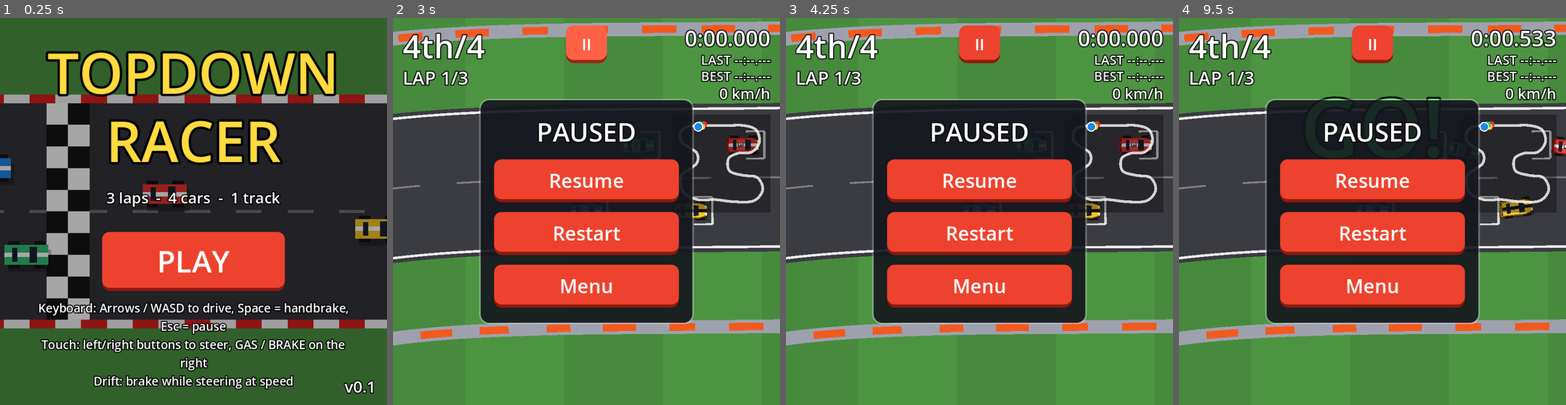
Above: before the commit, frames 1-4 (left to right).
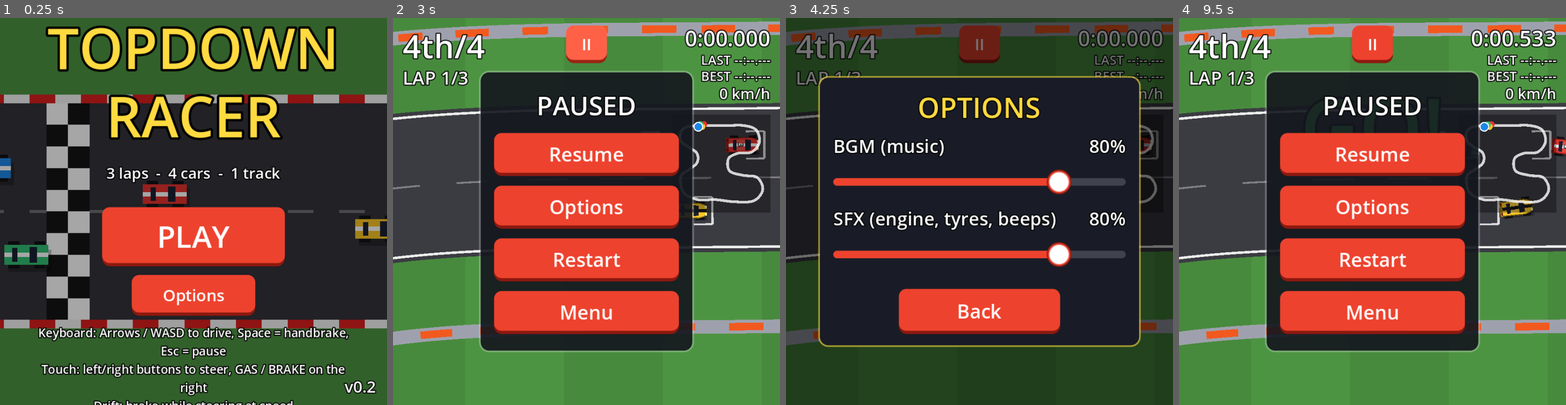
Above: after the commit, the same moments.

Repository: tomokifaizuru/topdown-racer
Game: Godot game, scene res://scenes/title.tscn
Same seed, same stepped clock (60 frames per second), same inputs: the game is played once before the commit and once after it.
Inputs (mouse positions are in pixels of both pictures, inside the frame that each line leads up to):
- Up to frame 1 (0.25 s): no input
- Up to frame 2 (3 s): click (586, 296) at 0.5 s, where only the run after the commit has a clickable "Options"; click (586, 312) at 1.25 s, where only the run after the commit has a clickable "Back"; click "PLAY" at 2 s; click "II" at 2.75 s
- Up to frame 3 (4.25 s): click (979, 207) at 3.5 s, where only the run after the commit has a clickable "Options"
- Up to frame 4 (9.5 s): click (1372, 312) at 4.25 s, where only the run after the commit has a clickable "Back"; click "Restart" at 5 s; tap Enter at 5.75, 8.75 s; move the mouse to (1457, 192) at 5.77 s; hold Right (steer_right) 5.78-6.5 s; click (1457, 192) at 5.92 s; tap Space (handbrake) at 6.5 s; drag from (1295, 230) to (1353, 288) at 6.52 s; move the mouse to (1411, 126) at 7.27 s; hold Right (steer_right) 7.28-8 s; click (1411, 126) at 7.42 s; drag from (1353, 288) to (1256, 153) at 8.02 s; move the mouse to (1488, 269) at 8.77 s; hold Left (steer_left) from 8.78 s (still down); click (1488, 269) at 8.92 s; tap Escape (pause) at 9.4 s

The runs differ from the first frame. In frame 1, 32% of the frame differs, in the area x 9-98%, y 1-100%; in frame 2, 24%; in frame 3, 82%, in the area x 0-100%, y 0-100%; in frame 4, 24%.

Commit message:
v0.2: menu BGM by DJ (seamless web loop), Options with BGM/SFX volume (saved), Music/SFX buses

Diff:
--- /dev/null
+++ b/default_bus_layout.tres
@@ -0,0 +1,15 @@
+[gd_resource type="AudioBusLayout" format=3]
+
+[resource]
+bus/1/name = &"Music"
+bus/1/solo = false
+bus/1/mute = false
+bus/1/bypass_fx = false
+bus/1/volume_db = 0.0
+bus/1/send = &"Master"
+bus/2/name = &"SFX"
+bus/2/solo = false
+bus/2/mute = false
+bus/2/bypass_fx = false
+bus/2/volume_db = 0.0
+bus/2/send = &"Master"
--- a/project.godot
+++ b/project.godot
@@ -7,11 +7,16 @@
 
 config/name="Topdown Racer"
 config/description="Top-down 2D arcade racing prototype"
-config/version="0.1"
+config/version="0.2"
 run/main_scene="res://scenes/title.tscn"
 config/features=PackedStringArray("4.5", "GL Compatibility")
 boot_splash/bg_color=Color(0.1, 0.11, 0.14, 1)
 config/icon="res://icon.svg"
+
+[autoload]
+
+Settings="*res://scripts/settings.gd"
+Music="*res://scenes/music_player.tscn"
 
 [display]
 
--- a/scenes/car.tscn
+++ b/scenes/car.tscn
@@ -21,11 +21,14 @@
 [node name="EngineSound" type="AudioStreamPlayer" parent="."]
 stream = ExtResource("2_engine")
 volume_db = -14.0
+bus = &"SFX"
 
 [node name="SkidSound" type="AudioStreamPlayer" parent="."]
 stream = ExtResource("3_skid")
 volume_db = -60.0
+bus = &"SFX"
 
 [node name="BumpSound" type="AudioStreamPlayer" parent="."]
 stream = ExtResource("4_bump")
 volume_db = -6.0
+bus = &"SFX"
--- a/scenes/hud.tscn
+++ b/scenes/hud.tscn
@@ -1,8 +1,9 @@
-[gd_scene load_steps=4 format=3]
+[gd_scene load_steps=5 format=3]
 
 [ext_resource type="Script" path="res://scripts/hud.gd" id="1_hud"]
 [ext_resource type="Theme" path="res://ui/theme.tres" id="2_theme"]
 [ext_resource type="Script" path="res://scripts/minimap.gd" id="3_minimap"]
+[ext_resource type="PackedScene" path="res://scenes/options_panel.tscn" id="4_opt"]
 
 [node name="HUD" type="CanvasLayer"]
 process_mode = 3
@@ -158,9 +159,9 @@
 anchor_right = 0.5
 anchor_bottom = 0.5
 offset_left = -200.0
-offset_top = -210.0
+offset_top = -262.0
 offset_right = 200.0
-offset_bottom = 210.0
+offset_bottom = 262.0
 grow_horizontal = 2
 grow_vertical = 2
 
@@ -180,6 +181,12 @@
 custom_minimum_size = Vector2(300, 80)
 layout_mode = 2
 text = "Resume"
+
+[node name="PauseOptionsButton" type="Button" parent="Root/PausePanel/VBox"]
+unique_name_in_owner = true
+custom_minimum_size = Vector2(300, 80)
+layout_mode = 2
+text = "Options"
 
 [node name="PauseRestartButton" type="Button" parent="Root/PausePanel/VBox"]
 unique_name_in_owner = true
@@ -255,3 +262,7 @@
 custom_minimum_size = Vector2(240, 84)
 layout_mode = 2
 text = "Menu"
+
+[node name="OptionsPanel" parent="Root" instance=ExtResource("4_opt")]
+unique_name_in_owner = true
+layout_mode = 1
--- /dev/null
+++ b/scenes/music_player.tscn
@@ -0,0 +1,11 @@
+[gd_scene load_steps=3 format=3]
+
+[ext_resource type="Script" path="res://scripts/music_player.gd" id="1_music"]
+[ext_resource type="AudioStream" path="res://audio/music/menu-bgm-loop.ogg" id="2_bgm"]
+
+[node name="Music" type="AudioStreamPlayer"]
+process_mode = 3
+stream = ExtResource("2_bgm")
+volume_db = -3.0
+bus = &"Music"
+script = ExtResource("1_music")
--- /dev/null
+++ b/scenes/options_panel.tscn
@@ -0,0 +1,128 @@
+[gd_scene load_steps=5 format=3]
+
+[ext_resource type="Script" path="res://scripts/options_panel.gd" id="1_opt"]
+[ext_resource type="Theme" path="res://ui/theme.tres" id="2_theme"]
+[ext_resource type="AudioStream" path="res://audio/beep.wav" id="3_beep"]
+
+[sub_resource type="StyleBoxFlat" id="opaque_panel"]
+content_margin_left = 28.0
+content_margin_top = 22.0
+content_margin_right = 28.0
+content_margin_bottom = 24.0
+bg_color = Color(0.1, 0.11, 0.15, 1)
+border_width_left = 3
+border_width_top = 3
+border_width_right = 3
+border_width_bottom = 3
+border_color = Color(1, 0.86, 0.25, 0.6)
+corner_radius_top_left = 18
+corner_radius_top_right = 18
+corner_radius_bottom_right = 18
+corner_radius_bottom_left = 18
+
+[node name="OptionsPanel" type="Control"]
+layout_mode = 3
+anchors_preset = 15
+anchor_right = 1.0
+anchor_bottom = 1.0
+grow_horizontal = 2
+grow_vertical = 2
+theme = ExtResource("2_theme")
+script = ExtResource("1_opt")
+
+[node name="Dim" type="ColorRect" parent="."]
+layout_mode = 1
+anchors_preset = 15
+anchor_right = 1.0
+anchor_bottom = 1.0
+grow_horizontal = 2
+grow_vertical = 2
+color = Color(0, 0, 0, 0.55)
+
+[node name="Center" type="CenterContainer" parent="."]
+layout_mode = 1
+anchors_preset = 15
+anchor_right = 1.0
+anchor_bottom = 1.0
+grow_horizontal = 2
+grow_vertical = 2
+mouse_filter = 2
+
+[node name="Panel" type="PanelContainer" parent="Center"]
+custom_minimum_size = Vector2(600, 0)
+layout_mode = 2
+theme_override_styles/panel = SubResource("opaque_panel")
+
+[node name="VBox" type="VBoxContainer" parent="Center/Panel"]
+layout_mode = 2
+theme_override_constants/separation = 12
+
+[node name="Title" type="Label" parent="Center/Panel/VBox"]
+layout_mode = 2
+theme_override_colors/font_color = Color(1, 0.86, 0.25, 1)
+theme_override_font_sizes/font_size = 52
+text = "OPTIONS"
+horizontal_alignment = 1
+
+[node name="MusicRow" type="HBoxContainer" parent="Center/Panel/VBox"]
+layout_mode = 2
+
+[node name="MusicLabel" type="Label" parent="Center/Panel/VBox/MusicRow"]
+layout_mode = 2
+size_flags_horizontal = 3
+theme_override_font_sizes/font_size = 34
+text = "BGM (music)"
+
+[node name="MusicValue" type="Label" parent="Center/Panel/VBox/MusicRow"]
+unique_name_in_owner = true
+layout_mode = 2
+theme_override_font_sizes/font_size = 34
+text = "80%"
+horizontal_alignment = 2
+
+[node name="MusicSlider" type="HSlider" parent="Center/Panel/VBox"]
+unique_name_in_owner = true
+custom_minimum_size = Vector2(0, 64)
+layout_mode = 2
+step = 1.0
+value = 80.0
+
+[node name="SfxRow" type="HBoxContainer" parent="Center/Panel/VBox"]
+layout_mode = 2
+
+[node name="SfxLabel" type="Label" parent="Center/Panel/VBox/SfxRow"]
+layout_mode = 2
+size_flags_horizontal = 3
+theme_override_font_sizes/font_size = 34
+text = "SFX (engine, tyres, beeps)"
+
+[node name="SfxValue" type="Label" parent="Center/Panel/VBox/SfxRow"]
+unique_name_in_owner = true
+layout_mode = 2
+theme_override_font_sizes/font_size = 34
+text = "80%"
+horizontal_alignment = 2
+
+[node name="SfxSlider" type="HSlider" parent="Center/Panel/VBox"]
+unique_name_in_owner = true
+custom_minimum_size = Vector2(0, 64)
+layout_mode = 2
+step = 1.0
+value = 80.0
+
+[node name="Spacer" type="Control" parent="Center/Panel/VBox"]
+custom_minimum_size = Vector2(0, 8)
+layout_mode = 2
+
+[node name="BackButton" type="Button" parent="Center/Panel/VBox"]
+unique_name_in_owner = true
+custom_minimum_size = Vector2(300, 84)
+layout_mode = 2
+size_flags_horizontal = 4
+text = "Back"
+
+[node name="SfxPreview" type="AudioStreamPlayer" parent="."]
+process_mode = 3
+stream = ExtResource("3_beep")
+volume_db = -8.0
+bus = &"SFX"
--- a/scenes/race.tscn
+++ b/scenes/race.tscn
@@ -60,7 +60,9 @@
 [node name="Beep" type="AudioStreamPlayer" parent="."]
 stream = ExtResource("8_beep")
 volume_db = -6.0
+bus = &"SFX"
 
 [node name="GoBeep" type="AudioStreamPlayer" parent="."]
 stream = ExtResource("9_go")
 volume_db = -4.0
+bus = &"SFX"
--- a/scenes/title.tscn
+++ b/scenes/title.tscn
@@ -1,8 +1,9 @@
-[gd_scene load_steps=4 format=3]
+[gd_scene load_steps=5 format=3]
 
 [ext_resource type="Script" path="res://scripts/title.gd" id="1_title"]
 [ext_resource type="Theme" path="res://ui/theme.tres" id="2_theme"]
 [ext_resource type="Script" path="res://scripts/title_background.gd" id="3_bg"]
+[ext_resource type="PackedScene" path="res://scenes/options_panel.tscn" id="4_opt"]
 
 [node name="Title" type="Control"]
 layout_mode = 3
@@ -49,6 +50,7 @@
 alignment = 1
 
 [node name="TitleLabel" type="Label" parent="Center/VBox"]
+unique_name_in_owner = true
 layout_mode = 2
 theme_override_colors/font_color = Color(1, 0.86, 0.25, 1)
 theme_override_constants/outline_size = 18
@@ -76,15 +78,27 @@
 theme_override_font_sizes/font_size = 56
 text = "PLAY"
 
-[node name="FullscreenButton" type="Button" parent="Center/VBox"]
+[node name="SmallButtons" type="HBoxContainer" parent="Center/VBox"]
+layout_mode = 2
+theme_override_constants/separation = 20
+alignment = 1
+
+[node name="OptionsButton" type="Button" parent="Center/VBox/SmallButtons"]
 unique_name_in_owner = true
-custom_minimum_size = Vector2(340, 70)
+custom_minimum_size = Vector2(230, 76)
 layout_mode = 2
-size_flags_horizontal = 4
-theme_override_font_sizes/font_size = 28
+theme_override_font_sizes/font_size = 30
+text = "Options"
+
+[node name="FullscreenButton" type="Button" parent="Center/VBox/SmallButtons"]
+unique_name_in_owner = true
+custom_minimum_size = Vector2(230, 76)
+layout_mode = 2
+theme_override_font_sizes/font_size = 30
 text = "Fullscreen"
 
 [node name="HintLabel" type="Label" parent="Center/VBox"]
+unique_name_in_owner = true
 custom_minimum_size = Vector2(620, 0)
 layout_mode = 2
 theme_override_font_sizes/font_size = 22
@@ -109,5 +123,23 @@
 grow_horizontal = 0
 grow_vertical = 0
 theme_override_font_sizes/font_size = 30
-text = "v0.1"
+text = "v0.2"
 horizontal_alignment = 2
+
+[node name="SoundHint" type="Label" parent="."]
+unique_name_in_owner = true
+visible = false
+layout_mode = 1
+anchors_preset = 10
+anchor_right = 1.0
+offset_top = 18.0
+offset_bottom = 60.0
+grow_horizontal = 2
+theme_override_colors/font_color = Color(1, 0.92, 0.6, 1)
+theme_override_font_sizes/font_size = 24
+text = "Tap anywhere to turn on the music"
+horizontal_alignment = 1
+
+[node name="OptionsPanel" parent="." instance=ExtResource("4_opt")]
+unique_name_in_owner = true
+layout_mode = 1
--- a/scripts/hud.gd
+++ b/scripts/hud.gd
@@ -31,6 +31,8 @@
 	minimap.setup(r.track, r.cars, r.player)
 	pause_button.pressed.connect(_on_pause)
 	%ResumeButton.pressed.connect(_on_resume)
+	%PauseOptionsButton.pressed.connect(_on_pause_options)
+	%OptionsPanel.closed.connect(_on_options_closed)
 	%PauseRestartButton.pressed.connect(func(): restart_pressed.emit())
 	%PauseMenuButton.pressed.connect(func(): menu_pressed.emit())
 	%RestartButton.pressed.connect(func(): restart_pressed.emit())
@@ -54,7 +56,19 @@
 	pause_toggled.emit(false)
 
 
+func _on_pause_options() -> void:
+	pause_panel.visible = false
+	%OptionsPanel.open()
+
+
+func _on_options_closed() -> void:
+	pause_panel.visible = true
+	%PauseOptionsButton.grab_focus()
+
+
 func _unhandled_input(event: InputEvent) -> void:
+	if %OptionsPanel.visible:
+		return
 	if race and event.is_action_pressed("pause"):
 		if pause_panel.visible:
 			_on_resume()
--- /dev/null
+++ b/scripts/music_player.gd
@@ -0,0 +1,36 @@
+extends AudioStreamPlayer
+## Autoload "Music" (scenes/music_player.tscn): menu background music on the "Music" bus.
+## Keeps playing across menu screens, fades out when a race starts.
+## Tweak the base loudness with this node's volume_db in scenes/music_player.tscn.
+
+## Fade-out time when a race starts (seconds).
+@export var fade_out_time: float = 0.8
+
+var _base_db := 0.0
+var _tween: Tween
+
+
+func _ready() -> void:
+	process_mode = Node.PROCESS_MODE_ALWAYS
+	bus = &"Music"
+	_base_db = volume_db
+
+
+## Start (or keep) the menu music. Safe to call repeatedly.
+func play_menu() -> void:
+	if _tween:
+		_tween.kill()
+		_tween = null
+	volume_db = _base_db
+	if not playing:
+		play()
+
+
+func fade_out(time: float = -1.0) -> void:
+	if not playing:
+		return
+	if _tween:
+		_tween.kill()
+	_tween = create_tween()
+	_tween.tween_property(self, "volume_db", -50.0, fade_out_time if time < 0.0 else time)
+	_tween.tween_callback(stop)
--- /dev/null
+++ b/scripts/options_panel.gd
@@ -0,0 +1,67 @@
+extends Control
+## Options overlay: BGM and SFX volume sliders (0-100%) + Back.
+## Used on the title screen and in the pause menu. Values are saved by the Settings autoload.
+
+signal closed
+
+var _preview_cooldown := 0.0
+
+@onready var music_slider: HSlider = %MusicSlider
+@onready var sfx_slider: HSlider = %SfxSlider
+@onready var music_value: Label = %MusicValue
+@onready var sfx_value: Label = %SfxValue
+@onready var back_button: Button = %BackButton
+@onready var sfx_preview: AudioStreamPlayer = $SfxPreview
+
+
+func _ready() -> void:
+	visible = false
+	music_slider.value_changed.connect(_on_music_changed)
+	sfx_slider.value_changed.connect(_on_sfx_changed)
+	back_button.pressed.connect(close)
+
+
+func open() -> void:
+	music_slider.set_value_no_signal(Settings.music_volume)
+	sfx_slider.set_value_no_signal(Settings.sfx_volume)
+	_update_labels()
+	visible = true
+	back_button.grab_focus()
+
+
+func close() -> void:
+	if not visible:
+		return
+	Settings.save_settings()
+	visible = false
+	closed.emit()
+
+
+func _process(delta: float) -> void:
+	_preview_cooldown -= delta
+
+
+func _unhandled_input(event: InputEvent) -> void:
+	if visible and (event.is_action_pressed("ui_cancel") or event.is_action_pressed("pause")):
+		close()
+		get_viewport().set_input_as_handled()
+
+
+func _on_music_changed(v: float) -> void:
+	Settings.set_music_volume(int(round(v)))
+	Settings.save_soon()
+	_update_labels()
+
+
+func _on_sfx_changed(v: float) -> void:
+	Settings.set_sfx_volume(int(round(v)))
+	Settings.save_soon()
+	_update_labels()
+	if _preview_cooldown <= 0.0 and v > 0.0:
+		_preview_cooldown = 0.18
+		sfx_preview.play()  # let the player hear the new SFX level
+
+
+func _update_labels() -> void:
+	music_value.text = "%d%%" % int(round(music_slider.value))
+	sfx_value.text = "%d%%" % int(round(sfx_slider.value))
--- /dev/null
+++ b/scripts/settings.gd
@@ -0,0 +1,67 @@
+extends Node
+## Autoload "Settings": BGM / SFX volume, saved to user://settings.cfg
+## (on the web build user:// is stored in the browser's IndexedDB).
+
+const PATH := "user://settings.cfg"
+const MUSIC_BUS := &"Music"
+const SFX_BUS := &"SFX"
+
+## Volumes in percent (0-100).
+var music_volume: int = 80
+var sfx_volume: int = 80
+
+var _save_timer: SceneTreeTimer
+
+
+func _ready() -> void:
+	process_mode = Node.PROCESS_MODE_ALWAYS
+	load_settings()
+	apply()
+
+
+func load_settings() -> void:
+	var cfg := ConfigFile.new()
+	if cfg.load(PATH) == OK:
+		music_volume = clampi(int(cfg.get_value("audio", "music_volume", music_volume)), 0, 100)
+		sfx_volume = clampi(int(cfg.get_value("audio", "sfx_volume", sfx_volume)), 0, 100)
+
+
+func save_settings() -> void:
+	var cfg := ConfigFile.new()
+	cfg.set_value("audio", "music_volume", music_volume)
+	cfg.set_value("audio", "sfx_volume", sfx_volume)
+	cfg.save(PATH)
+
+
+## Save shortly after the last change (avoids writing on every slider step).
+func save_soon() -> void:
+	_save_timer = get_tree().create_timer(0.6, true)
+	var t := _save_timer
+	t.timeout.connect(func():
+		if t == _save_timer:
+			save_settings())
+
+
+func set_music_volume(percent: int) -> void:
+	music_volume = clampi(percent, 0, 100)
+	_apply_bus(MUSIC_BUS, music_volume)
+
+
+func set_sfx_volume(percent: int) -> void:
+	sfx_volume = clampi(percent, 0, 100)
+	_apply_bus(SFX_BUS, sfx_volume)
+
+
+func apply() -> void:
+	_apply_bus(MUSIC_BUS, music_volume)
+	_apply_bus(SFX_BUS, sfx_volume)
+
+
+static func _apply_bus(bus_name: StringName, percent: int) -> void:
+	var idx := AudioServer.get_bus_index(bus_name)
+	if idx < 0:
+		return
+	var lin := percent / 100.0
+	# Squared curve feels more even to the ear than a straight linear slider.
+	AudioServer.set_bus_mute(idx, percent <= 0)
+	AudioServer.set_bus_volume_db(idx, linear_to_db(maxf(lin * lin, 0.0001)))
--- a/scripts/title.gd
+++ b/scripts/title.gd
@@ -1,20 +1,38 @@
 extends Control
-## Title screen.
+## Title screen: Play, Options (volume), Fullscreen (web). Starts the menu music.
 
 static var _demo_started := false
 
+var _waiting_for_gesture := false
+var _starting := false
+
 @onready var play_button: Button = %PlayButton
+@onready var options_button: Button = %OptionsButton
 @onready var fullscreen_button: Button = %FullscreenButton
 @onready var version_label: Label = %VersionLabel
+@onready var sound_hint: Label = %SoundHint
+@onready var options_panel = %OptionsPanel
+@onready var title_label: Label = %TitleLabel
+@onready var hint_label: Label = %HintLabel
 
 
 func _ready() -> void:
 	get_tree().paused = false
-	version_label.text = "v" + str(ProjectSettings.get_setting("application/config/version", "0.1"))
+	version_label.text = "v" + str(ProjectSettings.get_setting("application/config/version", "0.2"))
 	play_button.pressed.connect(_on_play)
+	options_button.pressed.connect(_on_options)
+	options_panel.closed.connect(func(): options_button.grab_focus())
 	fullscreen_button.pressed.connect(_on_fullscreen)
 	fullscreen_button.visible = OS.has_feature("web")
 	play_button.grab_focus()
+	get_viewport().size_changed.connect(_layout)
+	_layout()
+	# Menu music. On the web, browsers block audio until the first tap/click/key press:
+	# Godot resumes its audio context on that first input and the music starts then.
+	Music.play_menu()
+	if OS.has_feature("web") and not _user_has_interacted():
+		_waiting_for_gesture = true
+		sound_hint.visible = true
 	# Web: ?demo in the URL starts a demo race straight away (once per page load).
 	if OS.has_feature("web") and not _demo_started:
 		if str(JavaScriptBridge.eval("window.location.search", true)).contains("demo"):
@@ -22,11 +40,45 @@
 			get_tree().create_timer(0.5).timeout.connect(_on_play)
 
 
+## Portrait vs landscape: shrink the title so everything fits a short screen.
+func _layout() -> void:
+	var sz := get_viewport_rect().size
+	var landscape := sz.x > sz.y * 1.2
+	title_label.text = "TOPDOWN RACER" if landscape else "TOPDOWN\nRACER"
+	title_label.add_theme_font_size_override("font_size", 84 if landscape else 104)
+	hint_label.add_theme_font_size_override("font_size", 20 if landscape else 22)
+	hint_label.custom_minimum_size.x = 900.0 if landscape else 620.0
+
+
+func _user_has_interacted() -> bool:
+	var v = JavaScriptBridge.eval("(navigator.userActivation ? navigator.userActivation.hasBeenActive : true)", true)
+	return v == true
+
+
+func _input(event: InputEvent) -> void:
+	if not _waiting_for_gesture:
+		return
+	var pressed := (event is InputEventMouseButton or event is InputEventScreenTouch or event is InputEventKey) and event.is_pressed()
+	if pressed:
+		_waiting_for_gesture = false
+		sound_hint.visible = false
+		if not _starting:
+			Music.play_menu()  # make sure it's (still) playing now that audio is allowed
+
+
 func _on_play() -> void:
+	if _starting:
+		return
+	_starting = true
 	play_button.disabled = true
+	Music.fade_out()
 	# Small delay lets the touch/mouse release finish before the title is freed.
 	await get_tree().create_timer(0.08).timeout
 	get_tree().change_scene_to_file("res://scenes/race.tscn")
+
+
+func _on_options() -> void:
+	options_panel.open()
 
 
 func _on_fullscreen() -> void:
--- a/ui/theme.tres
+++ b/ui/theme.tres
@@ -57,6 +57,36 @@
 
 [sub_resource type="StyleBoxEmpty" id="empty"]
 
+[sub_resource type="Gradient" id="grab_grad"]
+offsets = PackedFloat32Array(0, 0.72, 0.82, 0.95, 1)
+colors = PackedColorArray(1, 1, 1, 1, 1, 1, 1, 1, 0.93, 0.26, 0.18, 1, 0.55, 0.1, 0.06, 1, 0.55, 0.1, 0.06, 0)
+
+[sub_resource type="GradientTexture2D" id="grab_tex"]
+gradient = SubResource("grab_grad")
+width = 48
+height = 48
+fill = 1
+fill_from = Vector2(0.5, 0.5)
+fill_to = Vector2(1, 0.5)
+
+[sub_resource type="StyleBoxFlat" id="slider_bg"]
+content_margin_top = 7.0
+content_margin_bottom = 7.0
+bg_color = Color(0.25, 0.26, 0.3, 1)
+corner_radius_top_left = 7
+corner_radius_top_right = 7
+corner_radius_bottom_right = 7
+corner_radius_bottom_left = 7
+
+[sub_resource type="StyleBoxFlat" id="slider_fill"]
+content_margin_top = 7.0
+content_margin_bottom = 7.0
+bg_color = Color(0.93, 0.26, 0.18, 1)
+corner_radius_top_left = 7
+corner_radius_top_right = 7
+corner_radius_bottom_right = 7
+corner_radius_bottom_left = 7
+
 [resource]
 default_font_size = 28
 Button/colors/font_color = Color(1, 1, 1, 1)
@@ -68,6 +98,11 @@
 Button/styles/hover = SubResource("btn_hover")
 Button/styles/normal = SubResource("btn_normal")
 Button/styles/pressed = SubResource("btn_pressed")
+HSlider/icons/grabber = SubResource("grab_tex")
+HSlider/icons/grabber_highlight = SubResource("grab_tex")
+HSlider/styles/grabber_area = SubResource("slider_fill")
+HSlider/styles/grabber_area_highlight = SubResource("slider_fill")
+HSlider/styles/slider = SubResource("slider_bg")
 Label/colors/font_color = Color(1, 1, 1, 1)
 Label/colors/font_outline_color = Color(0, 0, 0, 1)
 Label/constants/outline_size = 8
Not shown, added: audio/music/menu-bgm-loop.ogg.import
Not shown, changed: export_presets.cfg
Not shown, added: scripts/music_player.gd.uid
Not shown, added: scripts/options_panel.gd.uid
Not shown, added: scripts/settings.gd.uid
Not shown: 1 places in ui/theme.tres that only renumber resources
Not shown, added: audio/music/NOTES.md
Not shown, added: audio/music/_render_3x.mid
Not shown, added: audio/music/_render_preview.mid
Not shown, added: audio/music/menu-bgm-loop.ogg
Not shown, added: audio/music/menu-bgm.mid
Not shown, added: audio/music/render_menu_bgm.sh
(and 1 more such lines)
